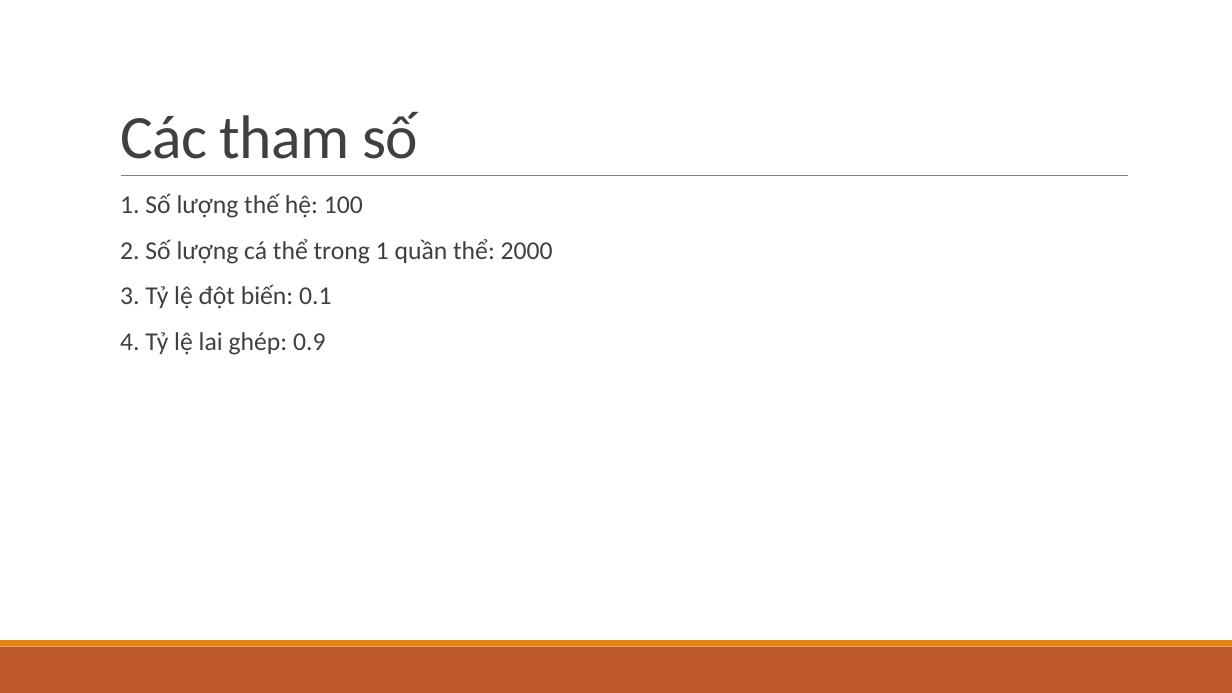
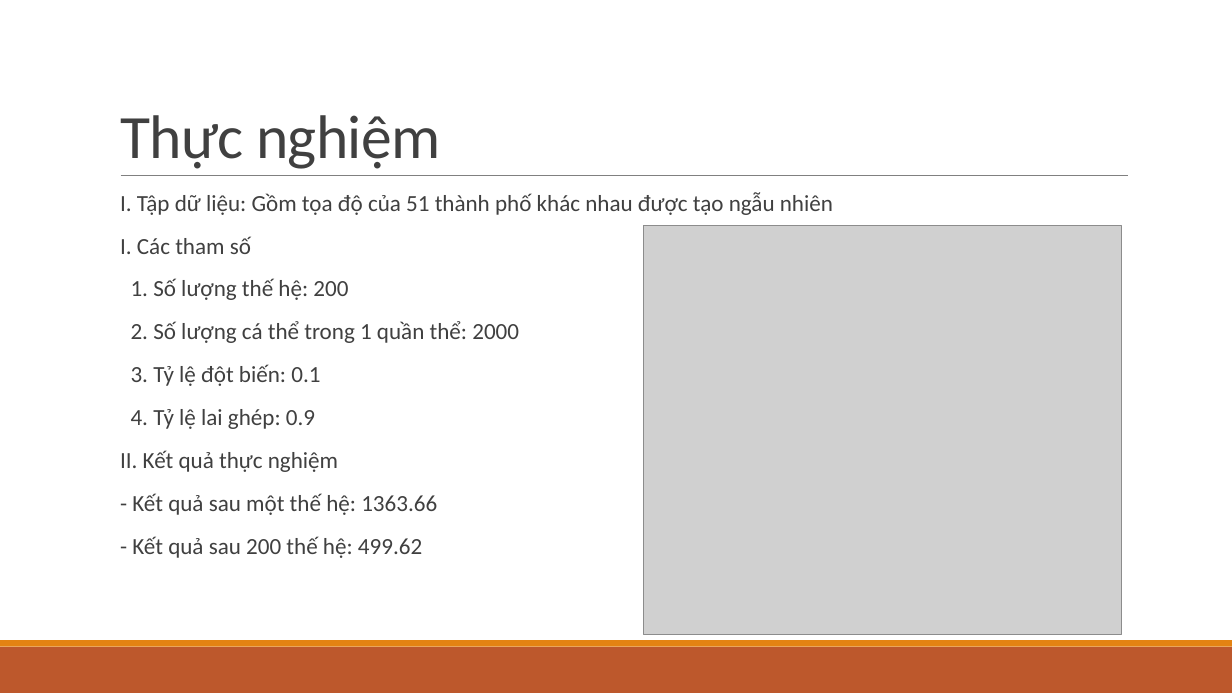
Before and after one commit to nmq443/Midterm, a slide deck: slide 6 of Tối ưu hóa.pptx (slide 7 before the commit). Drawn at 1232x693 pixels with LibreOffice and Linux fonts; fonts in the diff are those of the drawing; grey boxes stand for pictures. Boxes give left, top, right and bottom in pixels: in the first picture for what was removed or moved away, otherwise in the second. Text is boxed around its words. In the diff, an @@ line names an element or a change of style, - is before the commit and + after.

Commit message:
Edit pptx and code

```diff
--- a/Tối ưu hóa.pptx
+++ b/Tối ưu hóa.pptx
@@ title at <box>120,115,440,169</box>: text changed @@
-Các tham số
+Thực nghiệm
@@ text at <box>120,192,833,300</box>: text changed; size 20 to 18 pt @@
-  1. Số lượng thế hệ: 100
+  I. Tập dữ liệu: Gồm tọa độ của 51 thành phố khác nhau được tạo ngẫu nhiên
+  I. Các tham số
+  1. Số lượng thế hệ: 200
@@ picture added at <box>643,226,1121,634</box> @@
@@ text at <box>131,321,519,429</box>: size 20 to 18 pt in "2. Số lượng cá thể trong 1 ...", "3. Tỷ lệ đột biến: 0.1", "4. Tỷ lệ lai ghép: 0.9" @@
@@ text at <box>120,450,437,558</box>: paragraphs added @@
+  II. Kết quả thực nghiệm
+  - Kết quả sau một thế hệ: 1363.66
+  - Kết quả sau 200 thế hệ: 499.62
```
Also in this commit, not shown: 1 slide added, 1 slide removed, 1 other file.
